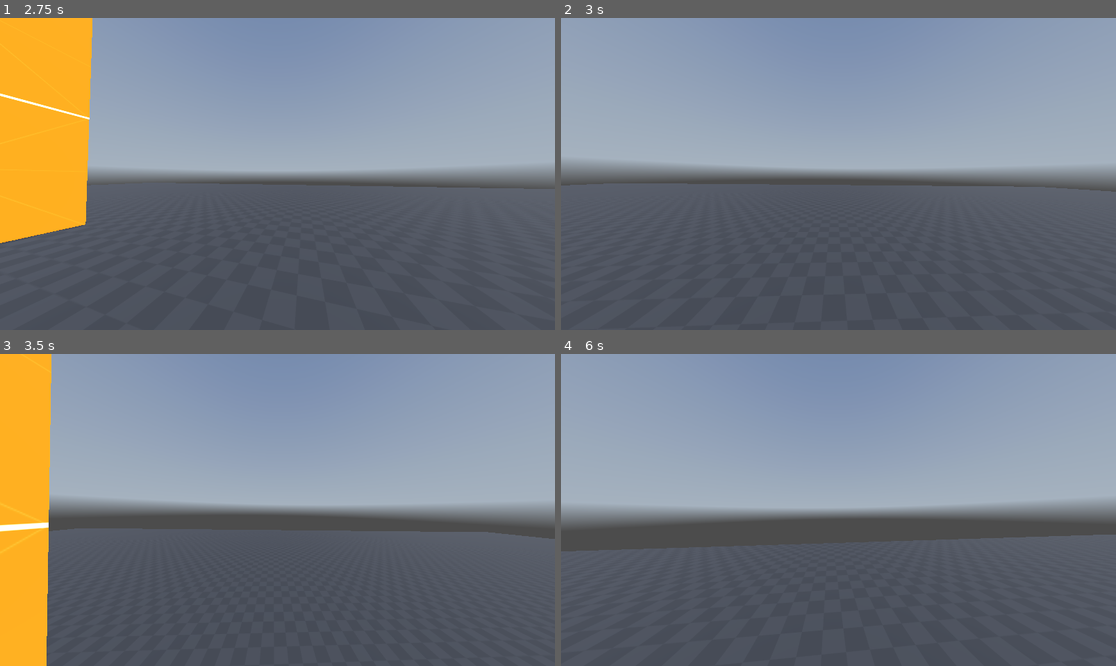
Above: before the commit, frames 1-4 (two rows, left to right).
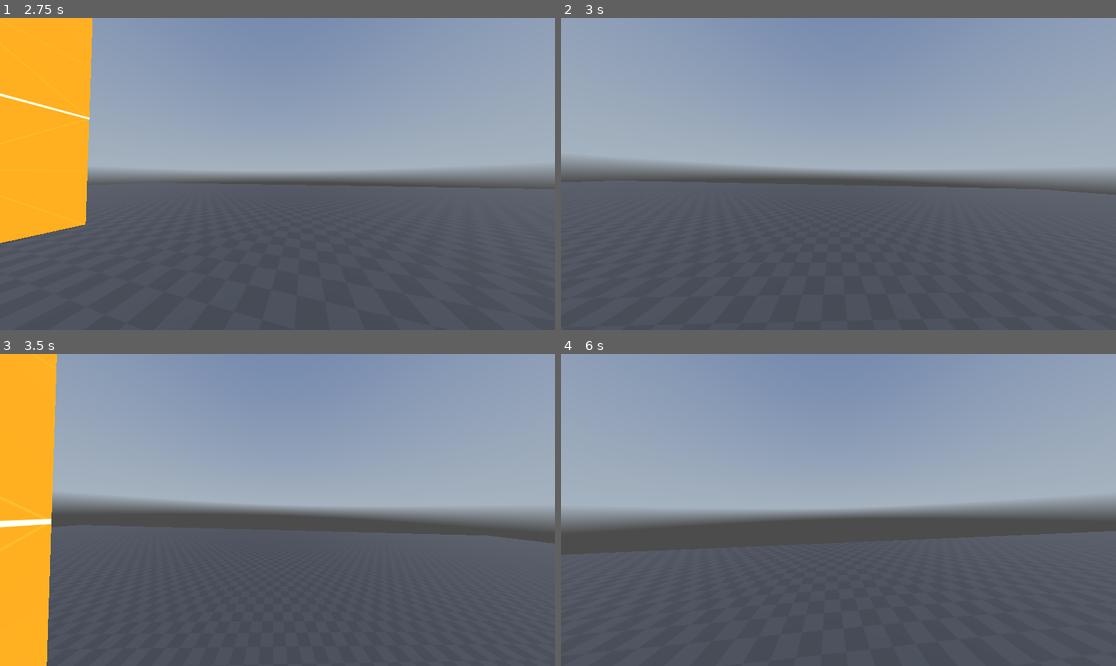
Above: after the commit, the same moments.

Repository: ceejaytwoyoshi/GODOT-FPS-THING
Game: Godot game, scene res://scenes/idk.tscn
Two runs of this game, one before a commit and one after it. Both use one fixed random seed, a clock stepped at 60 frames per second and the inputs below. A sky picture missing from this copy of the repository is replaced by a grey-blue gradient.
Inputs (mouse positions are in pixels of both pictures, inside the frame that each line leads up to):
- Up to frame 1 (2.75 s): tap Enter (ui_accept) at 0.5, 0.77, 1.52 s; move the mouse to (271, 180) at 0.52 s; hold Ctrl (crouch) 0.53-1.28 s; hold W (forward) from 0.53 s (still down); move the mouse to (316, 177) at 1.27 s; tap Shift (sprint) at 1.35 s; move the mouse to (233, 170) at 2.02 s; hold Ctrl (crouch) from 2.03 s (still down)
- Up to frame 2 (3 s): move the mouse to (844, 174) at 2.77 s; release W (forward) at 2.78 s; release Ctrl (crouch) at 2.78 s; hold A (left) from 2.78 s (still down); tap Shift (sprint) at 2.85 s
- Up to frame 3 (3.5 s): keep holding A (left); tap Enter (ui_accept) at 3.02 s
- Up to frame 4 (6 s): move the mouse to (816, 503) at 3.52 s; release A (left) at 3.53 s; hold Ctrl (crouch) 3.53-4.28 s; hold W (forward) 3.53-5.78 s; tap Enter (ui_accept) at 3.77, 4.52 s; move the mouse to (866, 510) at 4.27 s; tap Shift (sprint) at 4.35, 5.85 s; move the mouse to (810, 510) at 5.02 s; hold Ctrl (crouch) 5.03-5.78 s; move the mouse to (849, 503) at 5.77 s; hold D (right) from 5.78 s (still down)

Frame 1 is identical in both runs. In frame 2, 0.4% of the frame differs, in the area x 0-100%, y 52-57%; in frame 3, 1.3%, in the area x 0-100%, y 0-99%; in frame 4, 0.4%.

Commit message:
SLIDE CAMERA BUG FIXED
fixed weird fucking idk camera slide bug

Diff:
--- a/fpsplayer.gd
+++ b/fpsplayer.gd
@@ -143,7 +143,6 @@
 
 				direction = (transform.basis * Vector3(slideVec.x, 0.0, slideVec.y)).normalized()
 
-				head.rotation.z = lerp(camera_3d.rotation.z, -deg_to_rad(15.0), delta * 5.0)
 				head.position.y = lerp(head.position.y, 1.5 + crouchDepth, delta * 8.0)
 				collision_shape_standing.disabled = true
 				collision_shape_crouching.disabled = false
@@ -231,6 +230,12 @@
 	camAngl = lerp(camAngl, -targetAngl, viewRollSpeed)
 	camera_3d.rotation.z = camAngl
 
+	#View Tilt when SLIDING (i s2g if this actually works i'm going to scream)
+
+	if currentState == CharacterStates.SLIDING:
+		neck.rotation.z = lerp(camera_3d.rotation.z, -deg_to_rad(15.0), delta * 1.5)
+	else:
+		neck.rotation.z = lerp(camera_3d.rotation.z, 0.0, delta * 1.5)
 
 
 	# FOV shit
